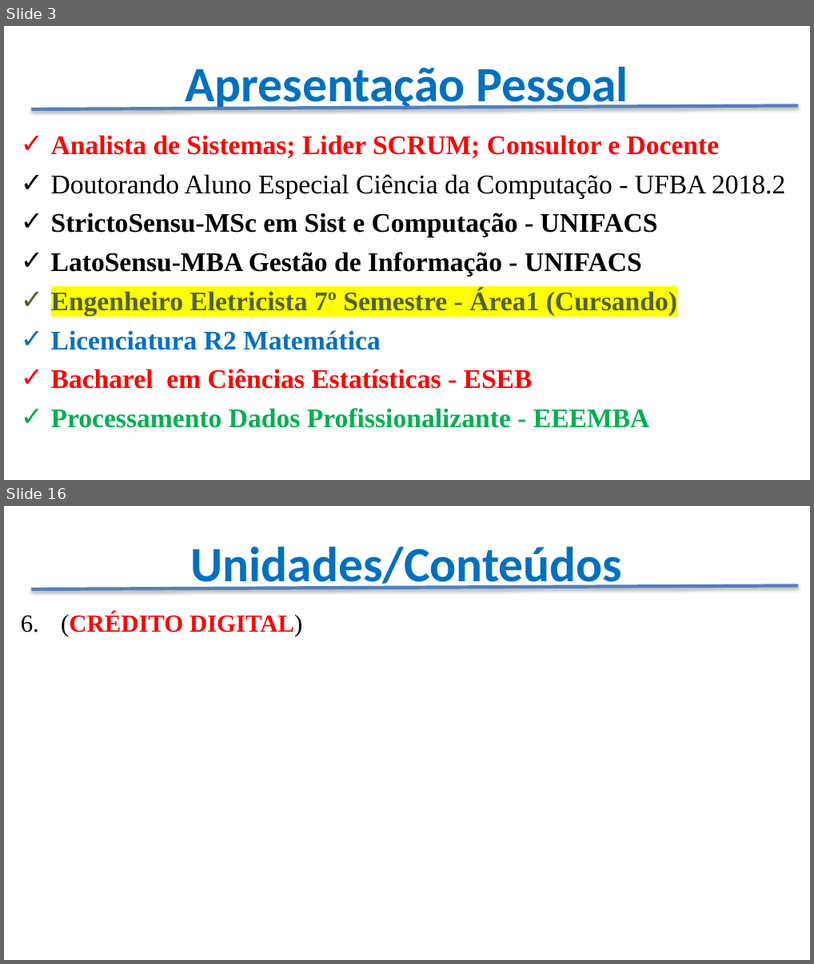
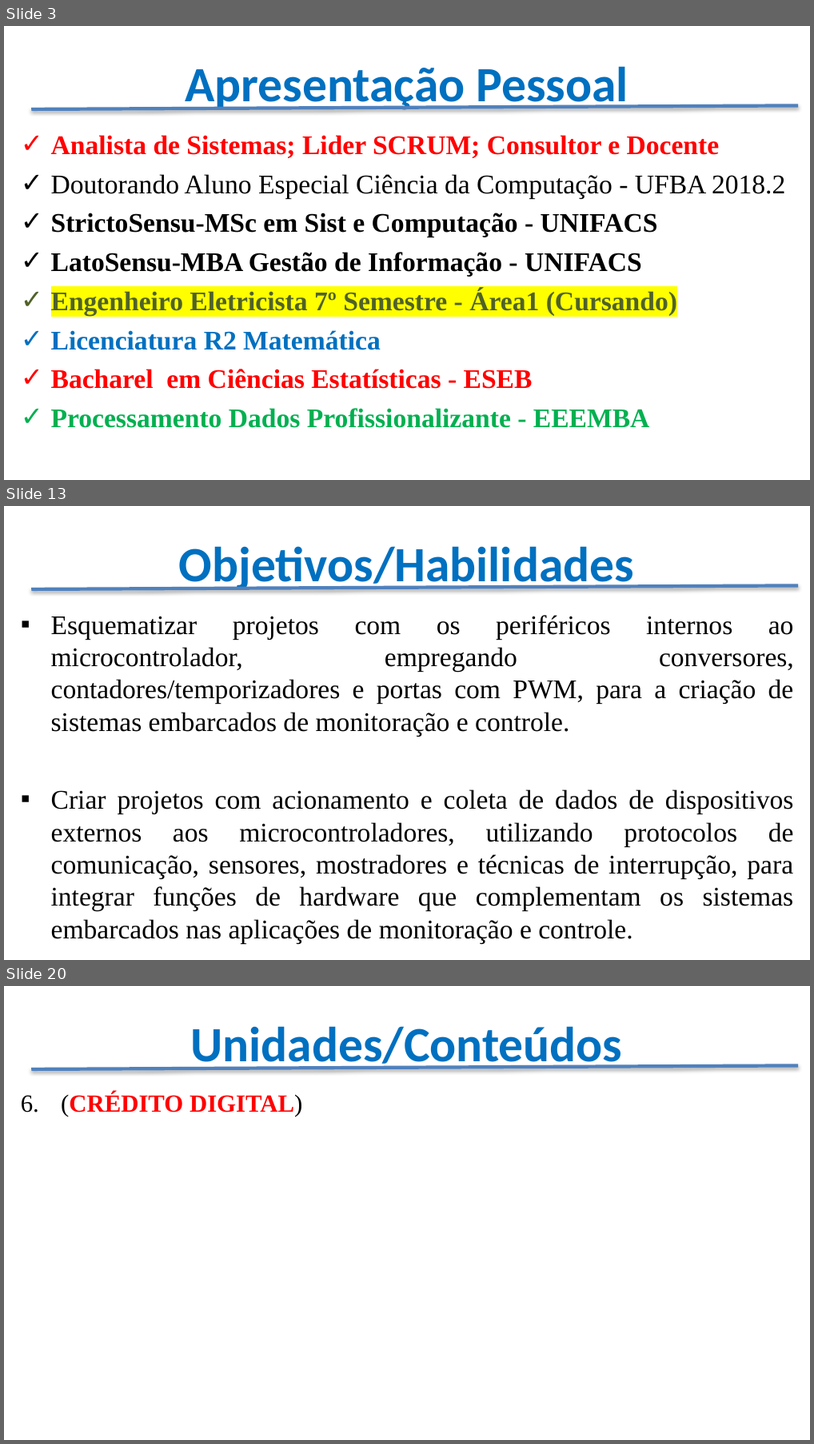
Before and after one commit to CloudEducationBrazil/WydenArea1ProgramacaoMicrocontroladores, a slide deck: Apresentação - Programação Microcontroladores.pptx. Shown one above the other, each under a label of ours: slides 3 and 16 before the commit, slides 3, 13 and 20 after it; the slides between them are not shown. The pictures are 814x964 and 814x1444 pixels, drawn with LibreOffice and Linux fonts; fonts in the diff are those of the drawing; background and template pictures are left out. Boxes give left, top, right and bottom in pixels: in the first picture for what was removed or moved away, otherwise in the second. Text is boxed around its words. In the diff, an @@ line names an element or a change of style, - is before the commit and + after.

Commit message:
Apresentação da disciplina Microcontroladores.

```diff
--- a/Apresentação - Programação Microcontroladores.pptx
+++ b/Apresentação - Programação Microcontroladores.pptx
@@ slide 13 added at [4, 506, 810, 960], background picture (left out) @@
@@ title added at [179, 546, 634, 593], 44 pt, text #0070C0, bold @@
+Objetivos/Habilidades
@@ line added from (31, 589) to (798, 586), #4F81BD 3 pt @@
@@ text added at [51, 615, 794, 943], 24 pt, text #000000 @@
+▪ Esquematizar projetos com os periféricos internos ao microcontrolador, empregando conversores, contadores/temporizadores e portas com PWM, para a criação de sistemas embarcados de monitoração e controle.
+▪ Criar projetos com acionamento e coleta de dados de dispositivos externos aos microcontroladores, utilizando protocolos de comunicação, sensores, mostradores e técnicas de interrupção, para integrar funções de hardware que complementam os sistemas embarcados nas aplicações de monitoração e controle.
@@ what was slide 16 is now slide 20 @@
```
Also in this commit, not shown: 12 slides changed, 6 other slides added, 2 slides removed.
